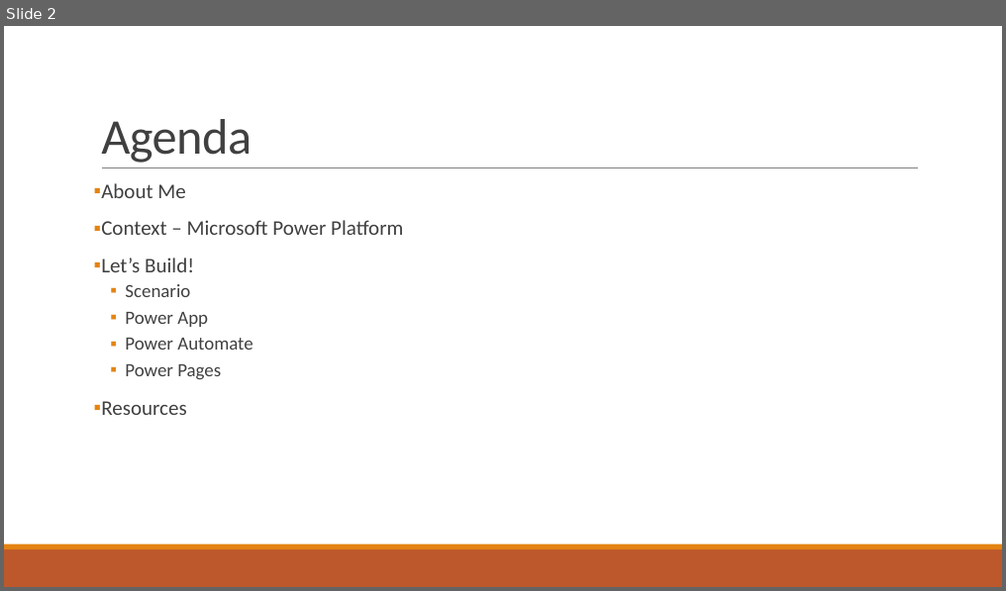
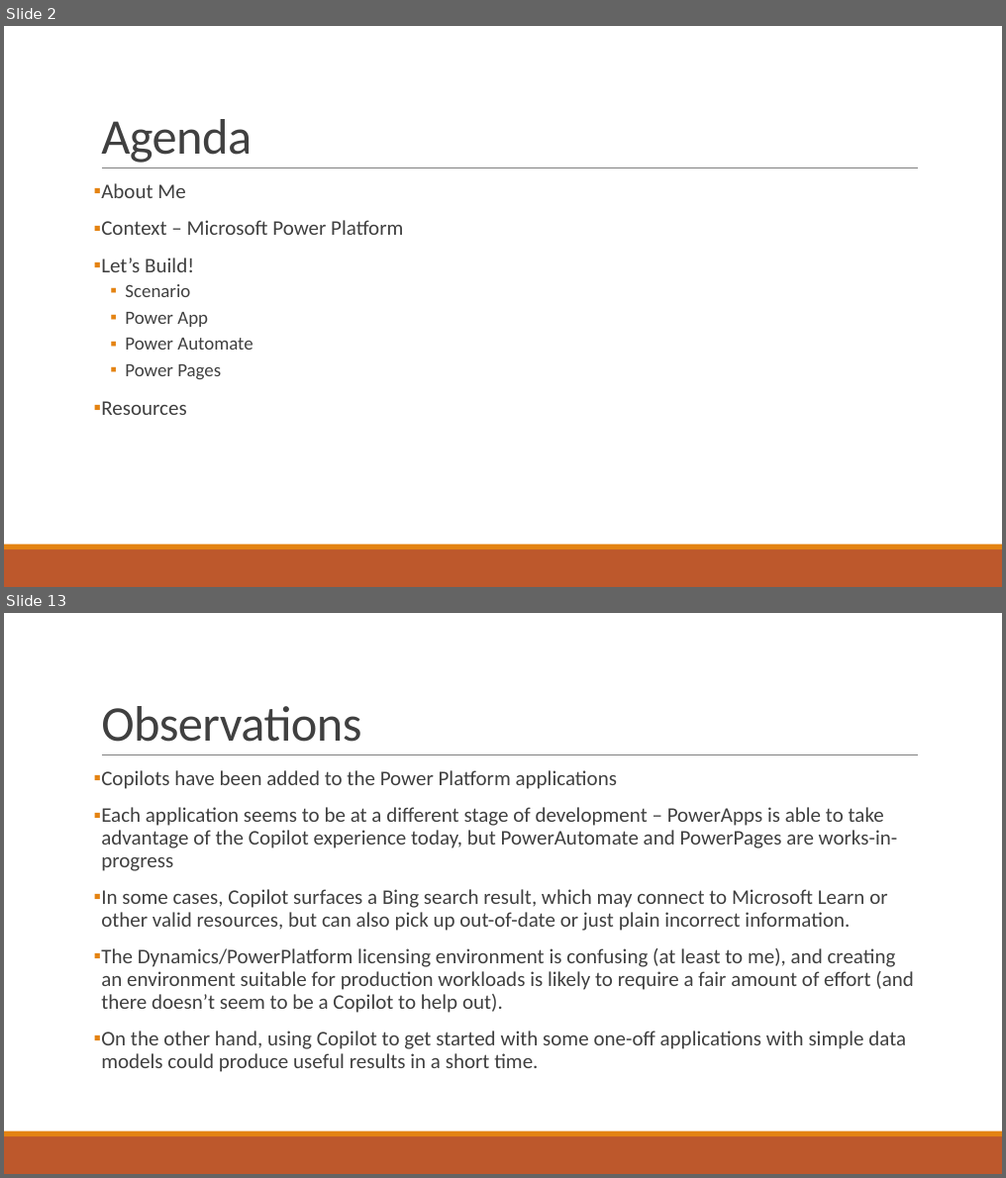
Before and after one commit to eflamm/presentations, a slide deck: Pilot to CoPilot(s).pptx. Shown one above the other, each under a label of ours: slide 2 before the commit, slides 2 and 13 after it; the slides between them are not shown. The pictures are 1006x591 and 1006x1178 pixels, drawn with LibreOffice and Linux fonts; fonts in the diff are those of the drawing. Boxes give left, top, right and bottom in pixels: in the first picture for what was removed or moved away, otherwise in the second. Text is boxed around its words. In the diff, an @@ line names an element or a change of style, - is before the commit and + after.

```diff
--- a/Pilot to CoPilot(s).pptx
+++ b/Pilot to CoPilot(s).pptx
@@ slide 13 added at (4, 613, 1002, 1174), background #FFFFFF; not listed: 3 template elements that a slide beside it also shows @@
@@ title added at (101, 706, 361, 742), 48 pt, text #404040 @@
+Observations
@@ text added at (101, 770, 914, 1072), 20 pt, text #404040 @@
+▪ Copilots have been added to the Power Platform applications
+▪ Each application seems to be at a different stage of development – PowerApps is able to take advantage of the Copilot experience today, but PowerAutomate and PowerPages are works-in-progress
+▪ In some cases, Copilot surfaces a Bing search result, which may connect to Microsoft Learn or other valid resources, but can also pick up out-of-date or just plain incorrect information.
+▪ The Dynamics/PowerPlatform licensing environment is confusing (at least to me), and creating an environment suitable for production workloads is likely to require a fair amount of effort (and there doesn’t seem to be a Copilot to help out).
+▪ On the other hand, using Copilot to get started with some one-off applications with simple data models could produce useful results in a short time.
```
Also in this commit, not shown: 11 other slides added, 1 other file.
